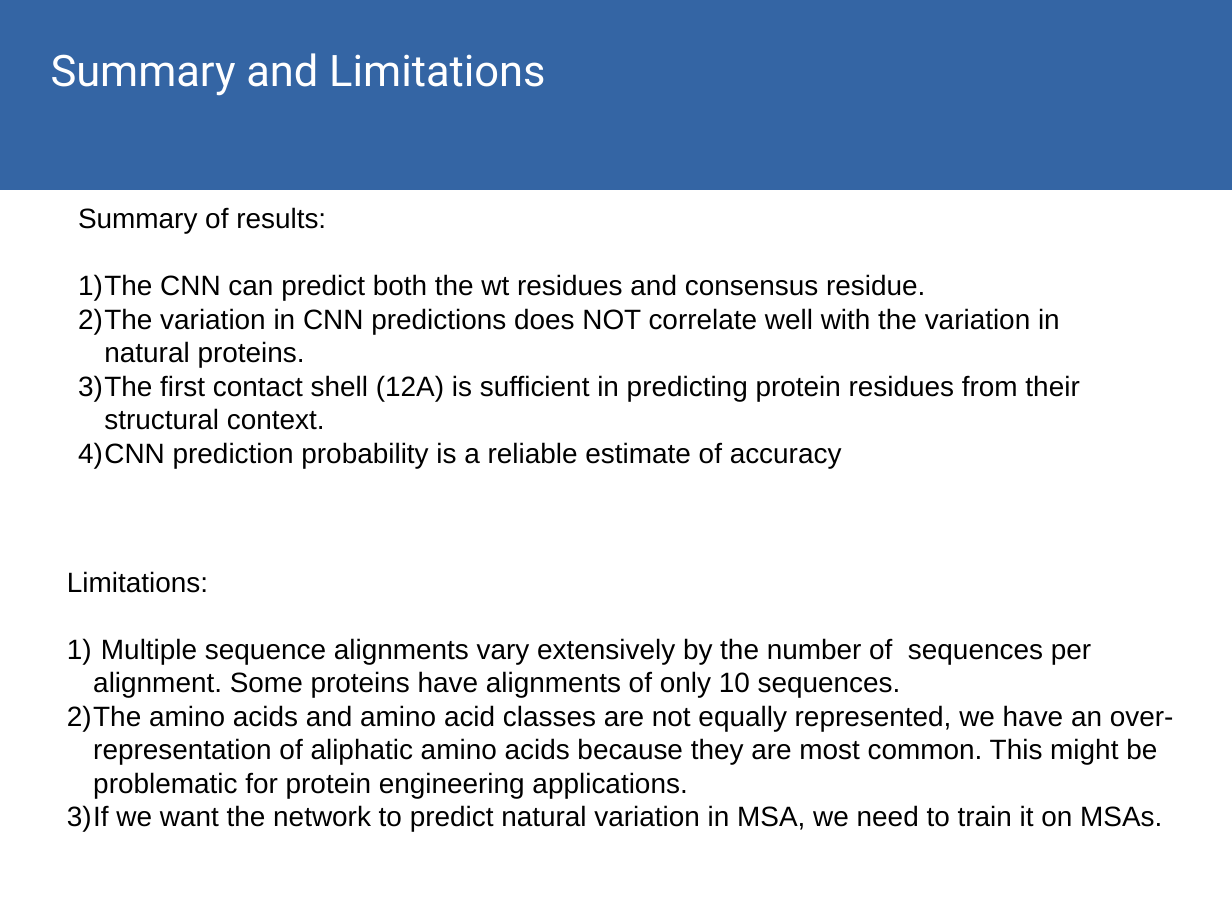
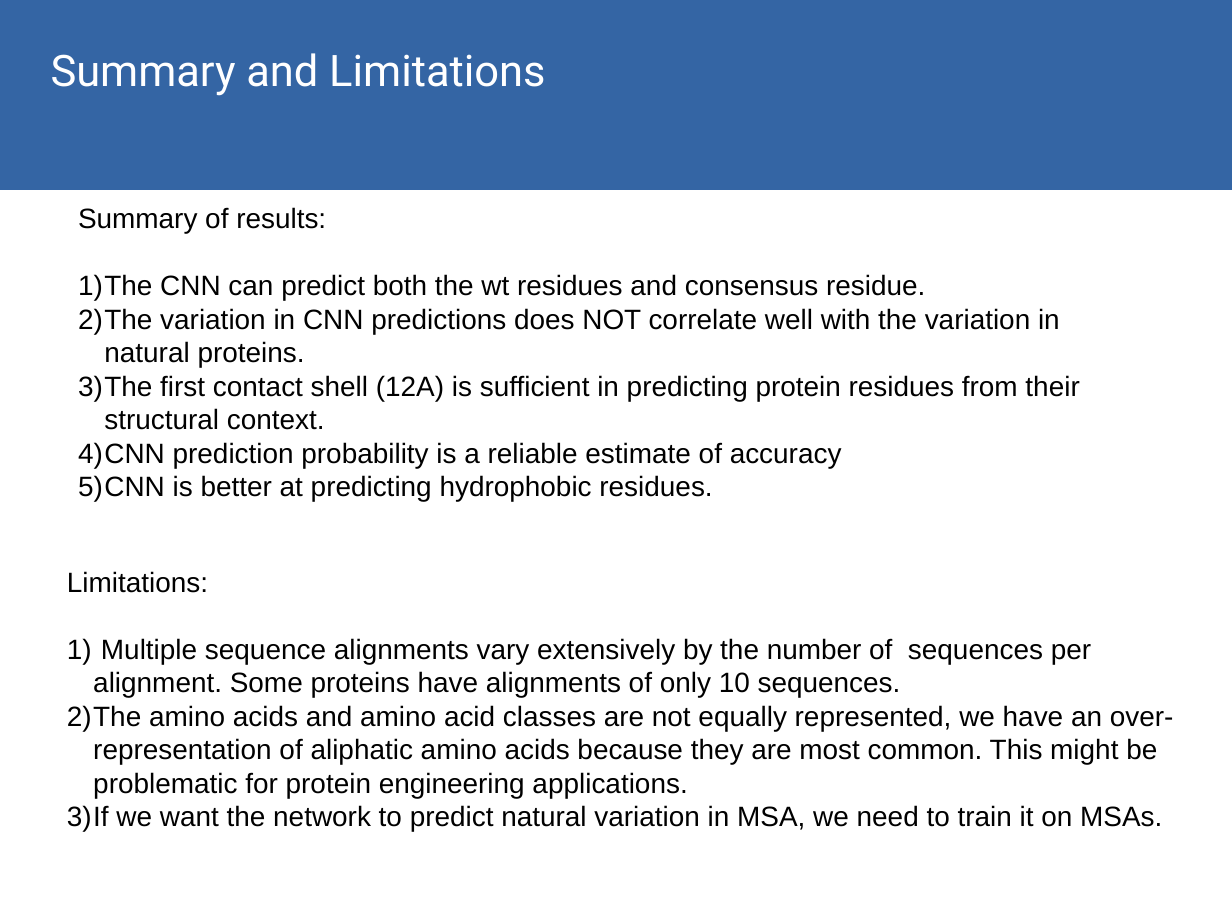
Before and after one commit to akulikova64/CNN_protein_landscape, a slide deck: slide 45 of present_7_2_21.odp (slide 42 before the commit). Drawn at 1232x924 pixels with LibreOffice and Linux fonts; fonts in the diff are those of the drawing. Boxes give left, top, right and bottom in pixels: in the first picture for what was removed or moved away, otherwise in the second. Text is boxed around its words. In the diff, an @@ line names an element or a change of style, - is before the commit and + after.

```diff
--- a/present_7_2_21.odp
+++ b/present_7_2_21.odp
@@ text at bbox=[78, 475, 712, 501]: paragraph added @@
+5) CNN is better at predicting hydrophobic residues.
```
Also in this commit, not shown: 5 other slides changed, 3 slides added, 12 other files.
